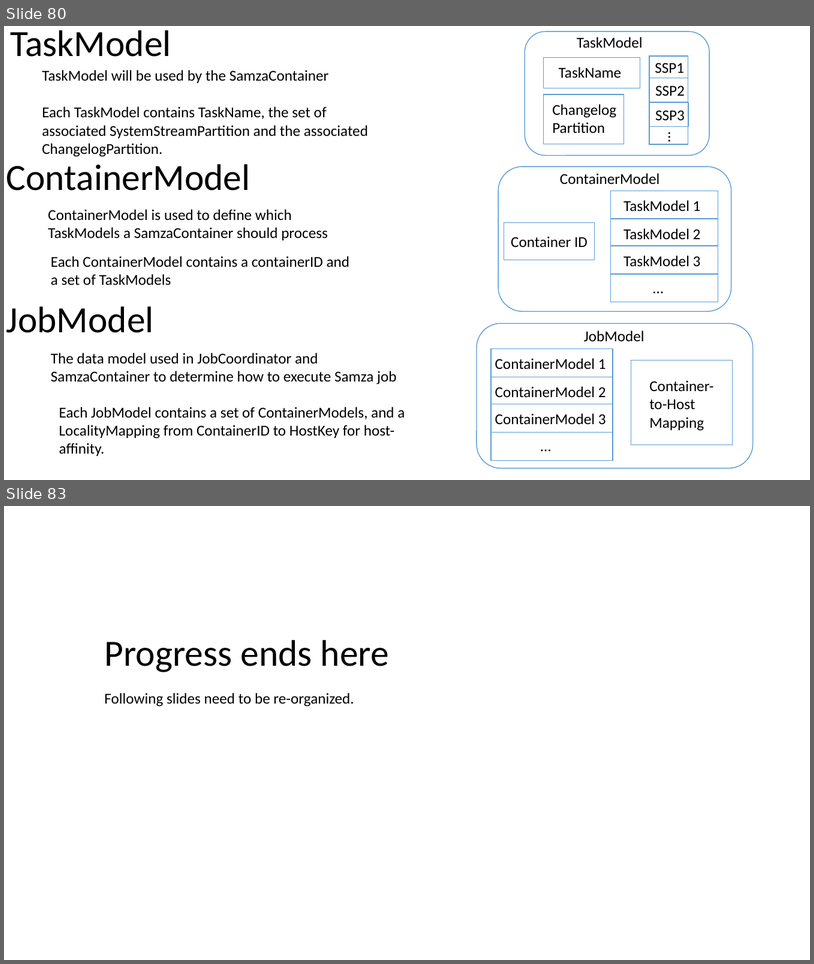
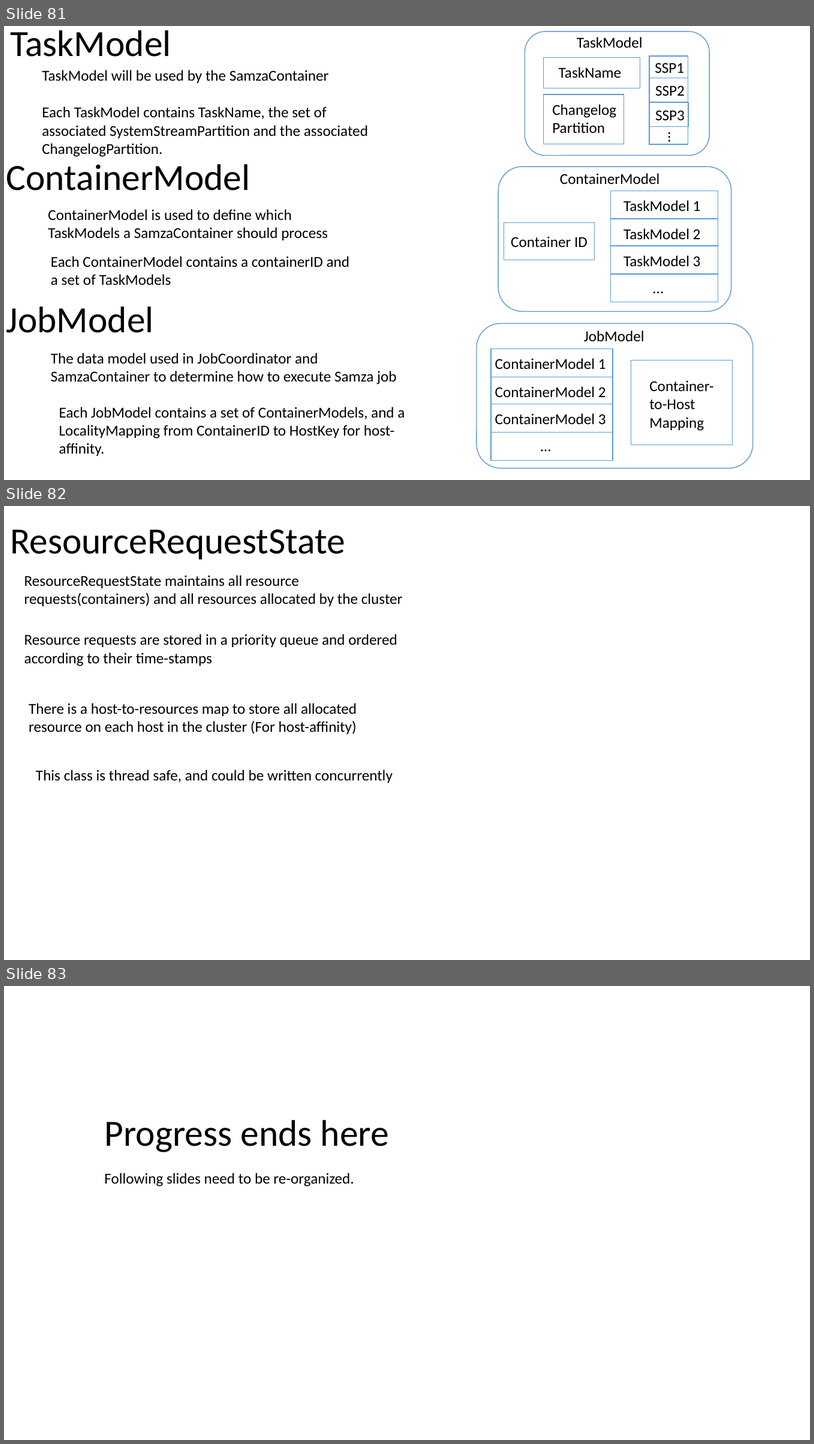
Before and after one commit to Swrrt/Samza-Documents, a slide deck: Documentation/SamzaStructure.pptx. Shown one above the other, each under a label of ours: slides 80 and 83 before the commit, slides 81, 82 and 83 after it; the slides between them are not shown. The pictures are 814x964 and 814x1444 pixels, drawn with LibreOffice and Linux fonts; fonts in the diff are those of the drawing. Boxes give left, top, right and bottom in pixels: in the first picture for what was removed or moved away, otherwise in the second. Text is boxed around its words. In the diff, an @@ line names an element or a change of style, - is before the commit and + after.

Commit message:
ContainerProcessManager callback

```diff
--- a/Documentation/SamzaStructure.pptx
+++ b/Documentation/SamzaStructure.pptx
@@ slide 82 added at [4, 506, 810, 960], background #FFFFFF @@
@@ title added at [10, 529, 345, 559], 44 pt, text #000000 @@
+ResourceRequestState
@@ text added at [24, 575, 403, 606], 18 pt, text #000000 @@
+ResourceRequestState maintains all resource requests(containers) and all resources allocated by the cluster
@@ text added at [24, 634, 398, 666], 18 pt, text #000000 @@
+Resource requests are stored in a priority queue and ordered according to their time-stamps
@@ text added at [29, 703, 357, 734], 18 pt, text #000000 @@
+There is a host-to-resources map to store all allocated resource on each host in the cluster (For host-affinity)
@@ text added at [36, 769, 393, 783], 18 pt, text #000000 @@
+This class is thread safe, and could be written concurrently
@@ what was slide 80 is now slide 81 @@
```
Also in this commit, not shown: 2 slides changed, 1 slide removed.
